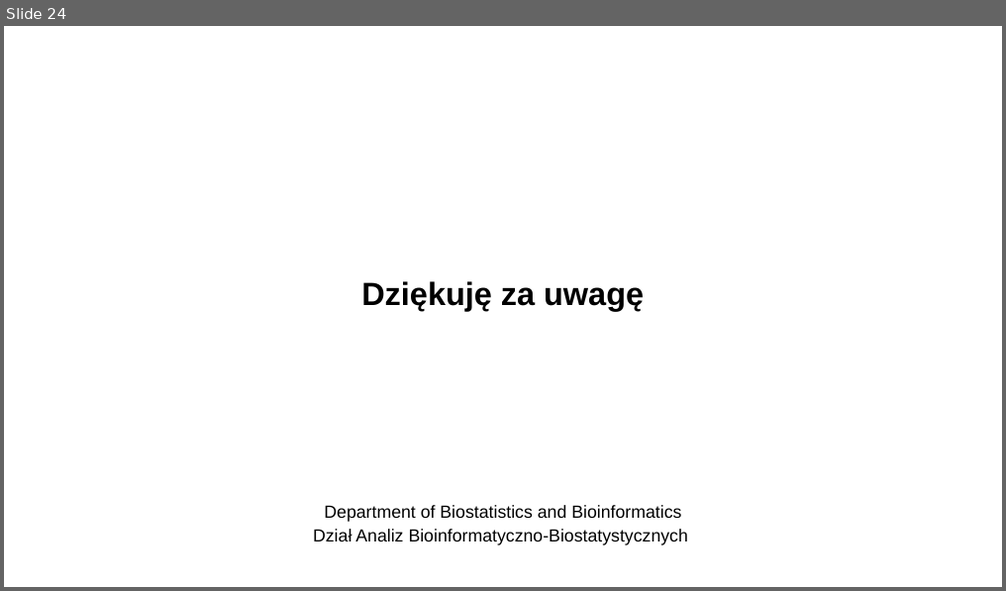
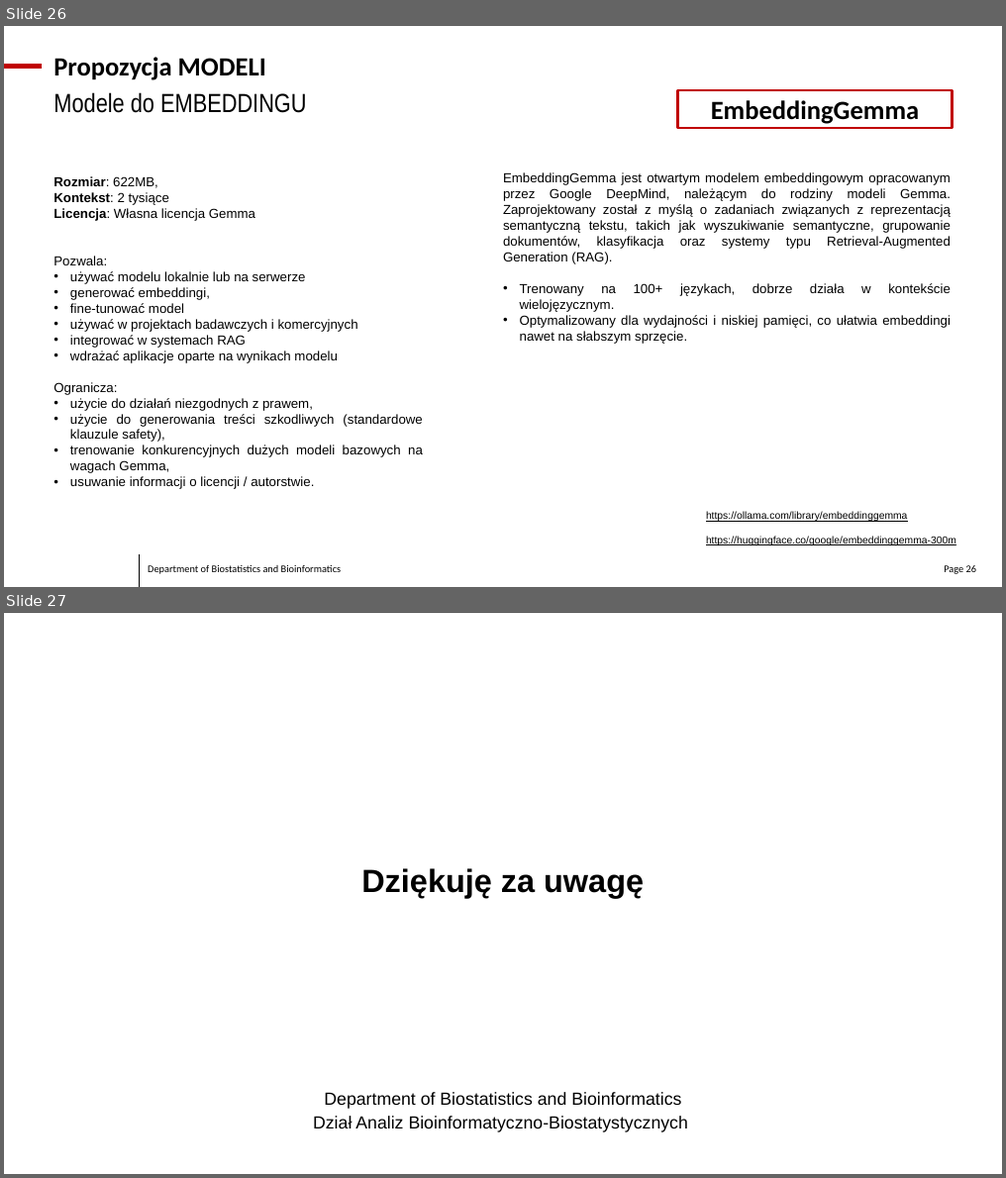
Before and after one commit to dn-dab-nio/ClinicalGuidelineSummary, a slide deck: raport_LLM.pptx. Shown one above the other, each under a label of ours: slide 24 before the commit, slides 26 and 27 after it. The pictures are 1006x591 and 1006x1178 pixels, drawn with LibreOffice and Linux fonts; fonts in the diff are those of the drawing; background and template pictures are left out. Boxes give left, top, right and bottom in pixels: in the first picture for what was removed or moved away, otherwise in the second. Text is boxed around its words. In the diff, an @@ line names an element or a change of style, - is before the commit and + after.

```diff
--- a/raport_LLM.pptx
+++ b/raport_LLM.pptx
@@ slide 26 added at [4,26,1002,587], background #FFFFFF @@
@@ line added from (42, 67) to (4, 67), #C00000 6 pt @@
@@ title added at [54,57,266,80], 36 pt, text #000000, bold @@
+Propozycja MODELI
@@ text added at [54,92,306,113], 36 pt, text #000000 @@
+Modele do EMBEDDINGU
@@ rectangle added at [678,90,952,128], outline #C00000 3 pt, 36 pt, text #000000, bold @@
+EmbeddingGemma
@@ text added at [503,173,950,344], 18 pt, text #000000 @@
+EmbeddingGemma jest otwartym modelem embeddingowym opracowanym przez Google DeepMind, należącym do rodziny modeli Gemma. Zaprojektowany został z myślą o zadaniach związanych z reprezentacją semantyczną tekstu, takich jak wyszukiwanie semantyczne, grupowanie dokumentów, klasyfikacja oraz systemy typu Retrieval-Augmented Generation (RAG).
+• Trenowany na 100+ językach, dobrze działa w kontekście wielojęzycznym.
+• Optymalizowany dla wydajności i niskiej pamięci, co ułatwia embeddingi nawet na słabszym sprzęcie.
@@ text added at [54,176,423,489], 18 pt, text #000000 @@
+Rozmiar: 622MB,
+Kontekst: 2 tysiące
+Licencja: Własna licencja Gemma
+Pozwala:
+• używać modelu lokalnie lub na serwerze
+• generować embeddingi,
+• fine-tunować model
+• używać w projektach badawczych i komercyjnych
+• integrować w systemach RAG
+• wdrażać aplikacje oparte na wynikach modelu
+Ogranicza:
+• użycie do działań niezgodnych z prawem,
+• użycie do generowania treści szkodliwych (standardowe klauzule safety),
+• trenowanie konkurencyjnych dużych modeli bazowych na wagach Gemma,
+• usuwanie informacji o licencji / autorstwie.
@@ text added at [706,511,956,546], 14 pt, text #000000, underline @@
+https://ollama.com/library/embeddinggemma
+https://huggingface.co/google/embeddinggemma-300m
@@ freeform shape added at [139,556,139,587], outline #000000 0.25 pt @@
@@ text added at [148,566,342,574], 14 pt, text #000000 @@
+Department of Biostatistics and Bioinformatics
@@ page number added at [944,566,976,574], 14 pt, text #000000 @@
+Page 26
@@ what was slide 24 is now slide 27 @@
```
Also in this commit, not shown: 5 slides changed, 3 other slides added, 1 slide removed.
